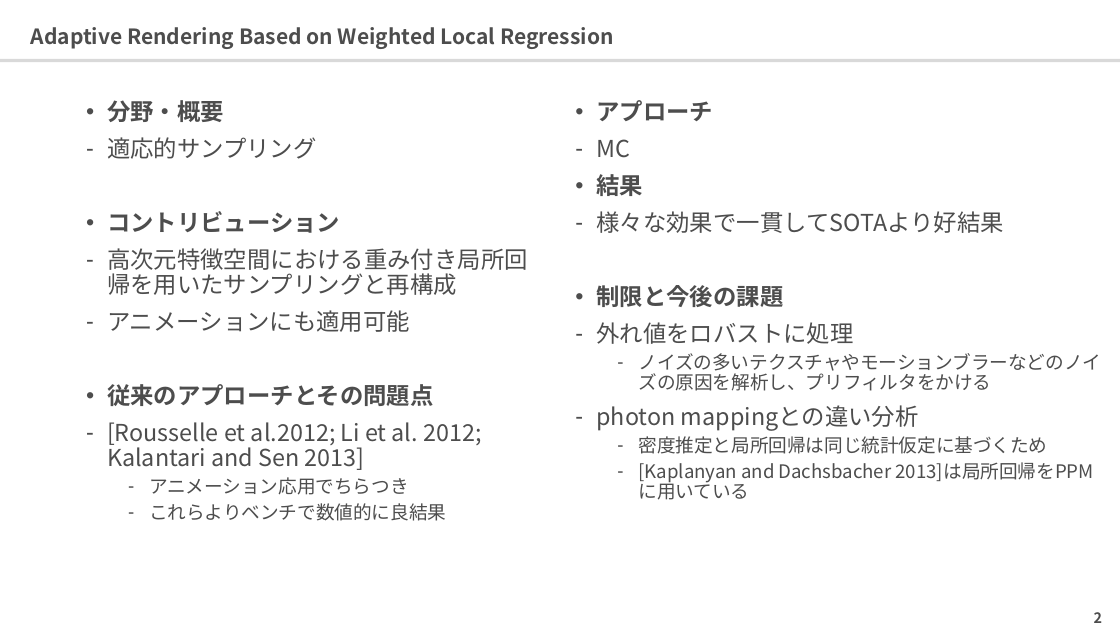
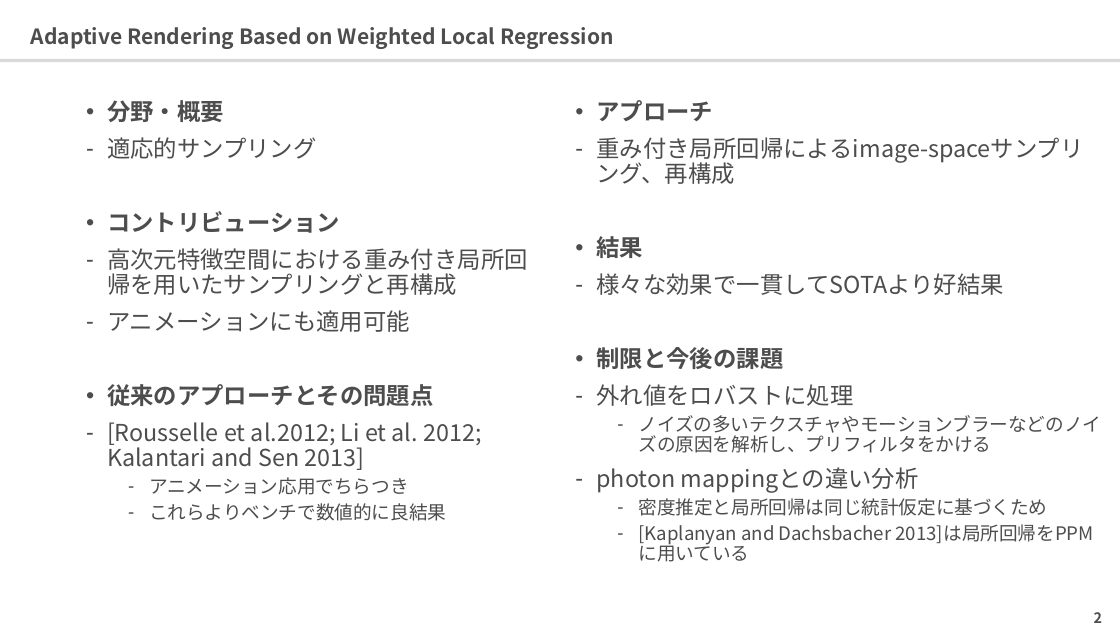
Before and after one commit to 0V/survey-paper-rendering, a slide deck: slide 3 of ppts/filter/Adaptive Rendering Based on Weighted Local Regression.pptx. Drawn at 1120x630 pixels with LibreOffice and Linux fonts; fonts in the diff are those of the drawing. Boxes give left, top, right and bottom in pixels: in the first picture for what was removed or moved away, otherwise in the second. Text is boxed around its words. In the diff, an @@ line names an element or a change of style, - is before the commit and + after.

```diff
--- a/ppts/filter/Adaptive Rendering Based on Weighted Local Regression.pptx
+++ b/ppts/filter/Adaptive Rendering Based on Weighted Local Regression.pptx
@@ text at box(596, 137, 1083, 184): text changed @@
-– MC
+– 重み付き局所回帰によるimage-spaceサンプリング、再構成
```
Also in this commit, not shown: 2 other slides changed, 1 slide added, 5 other files.
